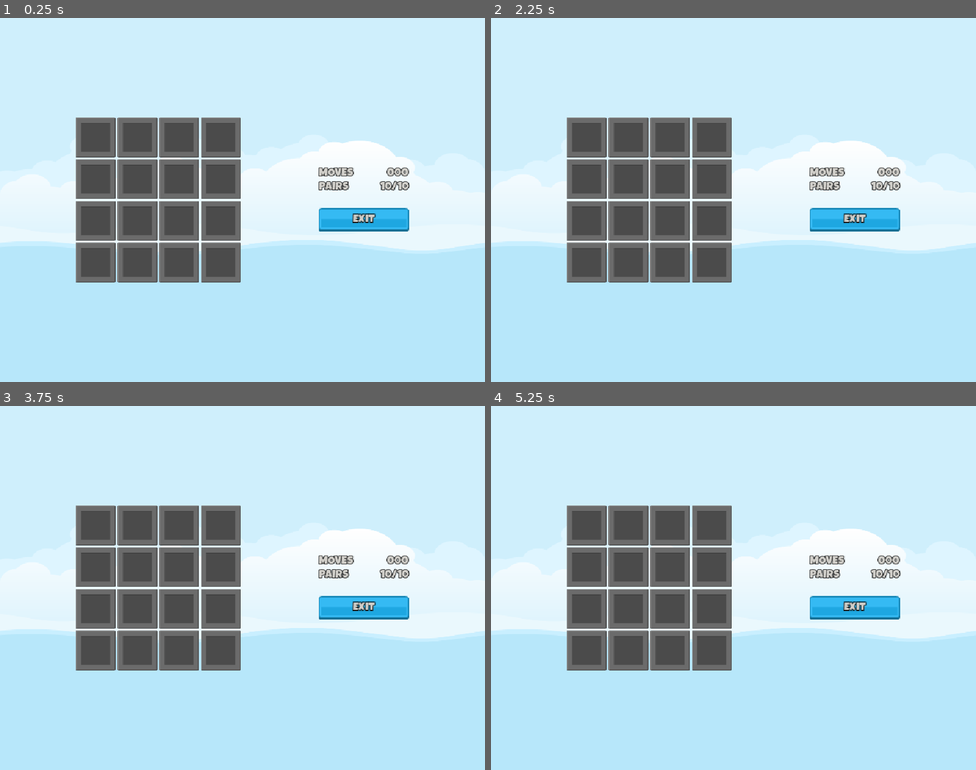
Above: before the commit, frames 1-4 (two rows, left to right).
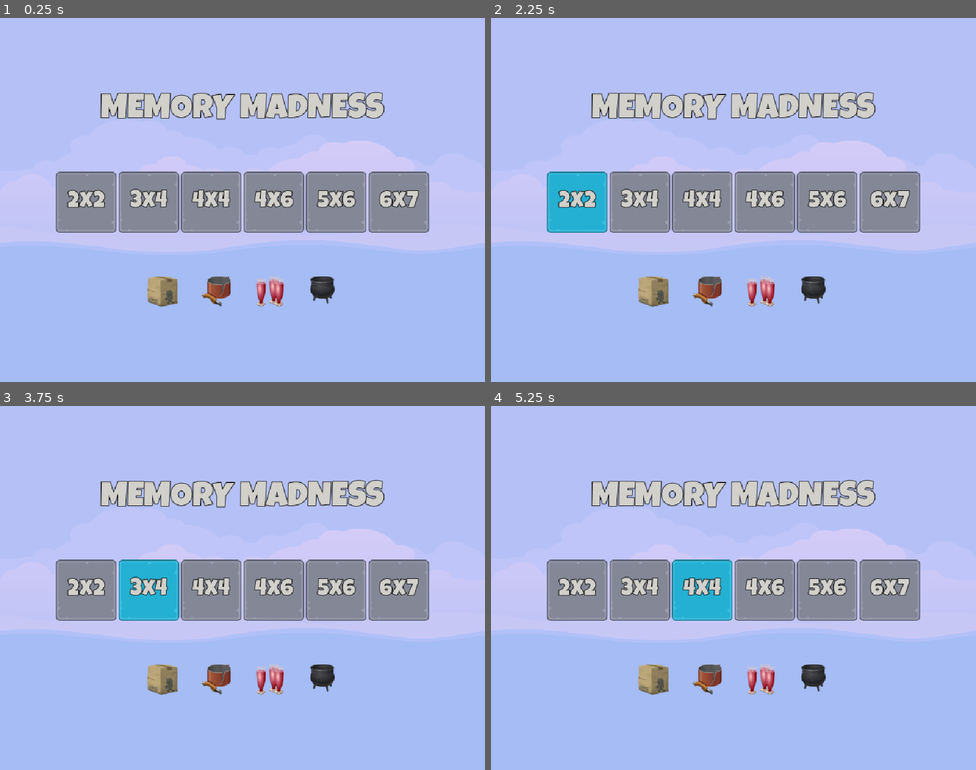
Above: after the commit, the same moments.

Repository: LHO-Developments/Godot-Projects
Game: Godot game, scene res://Scenes/Master/Master.tscn
The game is run twice, just before and just after one commit, with the same random seed, the same clock (stepped at 60 frames per second) and the same inputs.
Inputs (mouse positions are in pixels of both pictures, inside the frame that each line leads up to):
- Up to frame 1 (0.25 s): no input
- Up to frame 2 (2.25 s): click (888, 203) at 0.5 s, where only the run after the commit has a clickable "6x7"; click (588, 138) at 1.27 s; click (578, 203) at 2 s, where only the run after the commit has a clickable "2x2"
- Up to frame 3 (3.75 s): click (135, 526) at 2.77 s; click (150, 591) at 3.5 s, where only the run after the commit has a clickable "3x4"
- Up to frame 4 (5.25 s): click (670, 526) at 4.27 s; click (704, 591) at 5 s, where only the run after the commit has a clickable "4x4"

The runs differ from the first frame. In frame 1, 100% of the frame differs, in the area x 0-100%, y 0-100%; in frame 2, 100%; in frame 3, 100%; in frame 4, 100%.

Commit message:
Add resource for lvl button

Diff:
--- /dev/null
+++ b/Memory Madness/memory-madness/Classes/LevelSetting.gd
@@ -0,0 +1,15 @@
+extends Resource
+class_name LevelSetting;
+
+@export var rows: int = 2;
+@export var cols: int = 2;
+
+var total_tiles: int:
+	get: return rows * cols;
+
+
+var target_pairs: int:
+	get: return total_tiles / 2;
+
+func _to_string() -> String:
+	return "%dx%d" % [rows, cols];
--- /dev/null
+++ b/Memory Madness/memory-madness/Scenes/LevelButton/LevelButton.gd
@@ -0,0 +1,7 @@
+extends TextureButton
+@export var level_setting: LevelSetting;
+@onready var label: Label = $Label;
+
+# Called when the node enters the scene tree for the first time.
+func _ready() -> void:
+	label.text = str(level_setting);
--- a/Memory Madness/memory-madness/Scenes/LevelButton/LevelButton.tscn
+++ b/Memory Madness/memory-madness/Scenes/LevelButton/LevelButton.tscn
@@ -4,6 +4,12 @@
 [ext_resource type="Texture2D" uid="uid://b8n874uu1887m" path="res://Assets/ui/level_select_frame_select_128.png" id="2_anpwf"]
 [ext_resource type="Texture2D" uid="uid://csyrgkk7bmaer" path="res://Assets/ui/level_select_frame_hover_128.png" id="3_uqdhg"]
 [ext_resource type="LabelSettings" uid="uid://denkq8hl36nkd" path="res://Resources/Label_White_48.tres" id="4_anpwf"]
+[ext_resource type="Script" uid="uid://bb4hixhq1k6gp" path="res://Scenes/LevelButton/LevelButton.gd" id="4_uqdhg"]
+[ext_resource type="Script" uid="uid://b3prtmlf3yvu" path="res://Classes/LevelSetting.gd" id="5_ufld2"]
+
+[sub_resource type="Resource" id="Resource_0iohd"]
+script = ExtResource("5_ufld2")
+metadata/_custom_type_script = "uid://b3prtmlf3yvu"
 
 [node name="LevelButton" type="TextureButton" unique_id=313778699]
 offset_right = 40.0
@@ -11,6 +17,8 @@
 texture_normal = ExtResource("1_3r2e7")
 texture_pressed = ExtResource("2_anpwf")
 texture_hover = ExtResource("3_uqdhg")
+script = ExtResource("4_uqdhg")
+level_setting = SubResource("Resource_0iohd")
 
 [node name="Label" type="Label" parent="." unique_id=2050854914]
 layout_mode = 1
--- a/Memory Madness/memory-madness/Scenes/Main/Main.tscn
+++ b/Memory Madness/memory-madness/Scenes/Main/Main.tscn
@@ -2,10 +2,41 @@
 
 [ext_resource type="LabelSettings" uid="uid://cd4hqlpko4qap" path="res://Resources/Label_White_72.tres" id="1_w20t6"]
 [ext_resource type="PackedScene" uid="uid://bbi6hton1rsj" path="res://Scenes/LevelButton/LevelButton.tscn" id="2_cmk6n"]
+[ext_resource type="Script" uid="uid://b3prtmlf3yvu" path="res://Classes/LevelSetting.gd" id="3_aw1lf"]
 [ext_resource type="PackedScene" uid="uid://2juealdyrtgy" path="res://Scenes/FrontSprite/FrontSprite.tscn" id="3_i3fi7"]
 [ext_resource type="Texture2D" uid="uid://batwhvd8q4bsg" path="res://Assets/glitch/saucepan.png" id="4_w20t6"]
 [ext_resource type="Texture2D" uid="uid://dht8kkq6ud26j" path="res://Assets/glitch/smoothie.png" id="5_aw1lf"]
 [ext_resource type="Texture2D" uid="uid://bbh3urh3cd0e" path="res://Assets/glitch/cauldron.png" id="6_5s61s"]
+
+[sub_resource type="Resource" id="Resource_5s61s"]
+script = ExtResource("3_aw1lf")
+rows = 3
+cols = 4
+metadata/_custom_type_script = "uid://b3prtmlf3yvu"
+
+[sub_resource type="Resource" id="Resource_7npjy"]
+script = ExtResource("3_aw1lf")
+rows = 4
+cols = 4
+metadata/_custom_type_script = "uid://b3prtmlf3yvu"
+
+[sub_resource type="Resource" id="Resource_4vhfm"]
+script = ExtResource("3_aw1lf")
+rows = 4
+cols = 6
+metadata/_custom_type_script = "uid://b3prtmlf3yvu"
+
+[sub_resource type="Resource" id="Resource_dvlhv"]
+script = ExtResource("3_aw1lf")
+rows = 5
+cols = 6
+metadata/_custom_type_script = "uid://b3prtmlf3yvu"
+
+[sub_resource type="Resource" id="Resource_aw1lf"]
+script = ExtResource("3_aw1lf")
+rows = 6
+cols = 7
+metadata/_custom_type_script = "uid://b3prtmlf3yvu"
 
 [node name="Main" type="Control" unique_id=54145615]
 layout_mode = 3
@@ -56,15 +87,23 @@
 
 [node name="LevelButton2" parent="VB/HBLevels" unique_id=2074766632 instance=ExtResource("2_cmk6n")]
 layout_mode = 2
+level_setting = SubResource("Resource_5s61s")
 
 [node name="LevelButton3" parent="VB/HBLevels" unique_id=1461127806 instance=ExtResource("2_cmk6n")]
 layout_mode = 2
+level_setting = SubResource("Resource_7npjy")
 
 [node name="LevelButton4" parent="VB/HBLevels" unique_id=1696136263 instance=ExtResource("2_cmk6n")]
 layout_mode = 2
+level_setting = SubResource("Resource_4vhfm")
 
 [node name="LevelButton5" parent="VB/HBLevels" unique_id=1025968064 instance=ExtResource("2_cmk6n")]
 layout_mode = 2
+level_setting = SubResource("Resource_dvlhv")
+
+[node name="LevelButton6" parent="VB/HBLevels" unique_id=1827855136 instance=ExtResource("2_cmk6n")]
+layout_mode = 2
+level_setting = SubResource("Resource_aw1lf")
 
 [node name="HBSprites" type="HBoxContainer" parent="VB" unique_id=92382974]
 layout_mode = 2
Not shown, added: Memory Madness/memory-madness/Classes/LevelSetting.gd.uid
Not shown, added: Memory Madness/memory-madness/Scenes/LevelButton/LevelButton.gd.uid
Not shown: 1 places in Memory Madness/memory-madness/Scenes/Master/Master.tscn that only renumber resources
